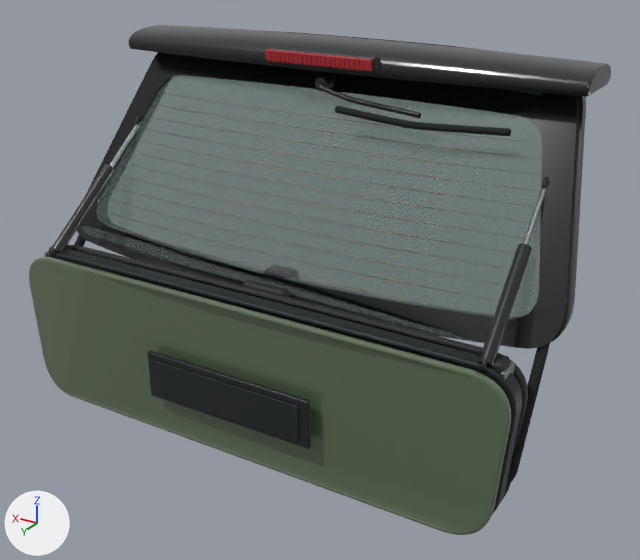
One commit to the glTF model public/models/smart-451/rear-hatch/low.glb: the scene before it, then after it.
One viewpoint serves both versions: a camera (50 mm lens) standing at (-1.039, 2.672, 1.822) and looking at (-0.057, 1.035, 1.004). Arrows for +X, +Y and +Z are at lower left; the lights stay in place. The first picture is the older version. Where no turn or scale is listed for an object, it has been applied to the vertices.
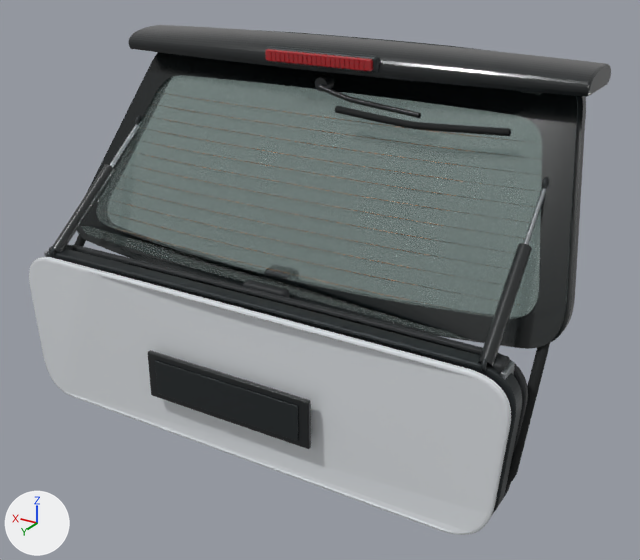
Changed parts and their boxes [x1, y1, x2, y2] in the pictures (640 x 560 px):
```json
{"object": "Mesh_13", "change": "recoloured", "before": [29, 257, 511, 535], "after": [29, 257, 511, 535], "on screen": "greyish green to white"}
```

Scene script edits in JSON lines:
```json
{"op": "set", "path": "mat_hatch_paint.base_color", "old": "(0.138, 0.188, 0.107)", "new": "(0.784, 0.815, 0.847)", "note": "greyish green #68785c -> white #e5e9ed"}
```
